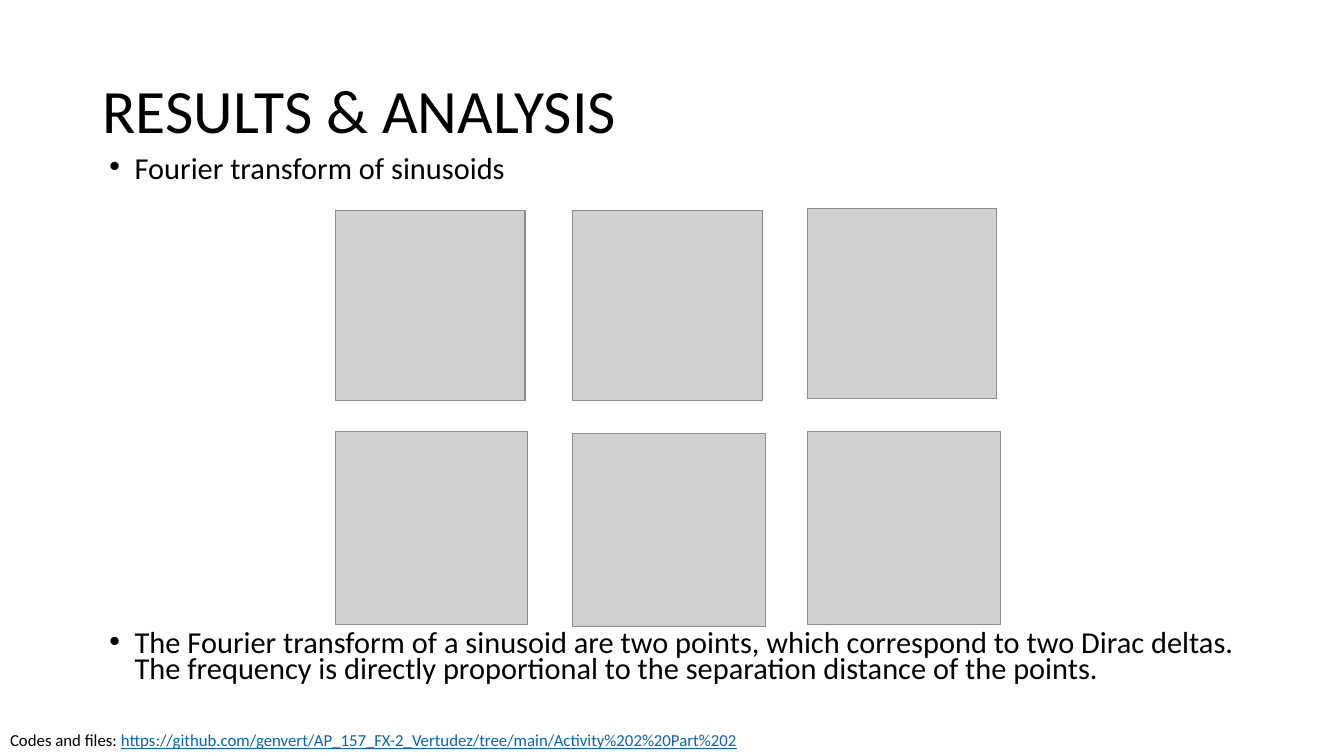
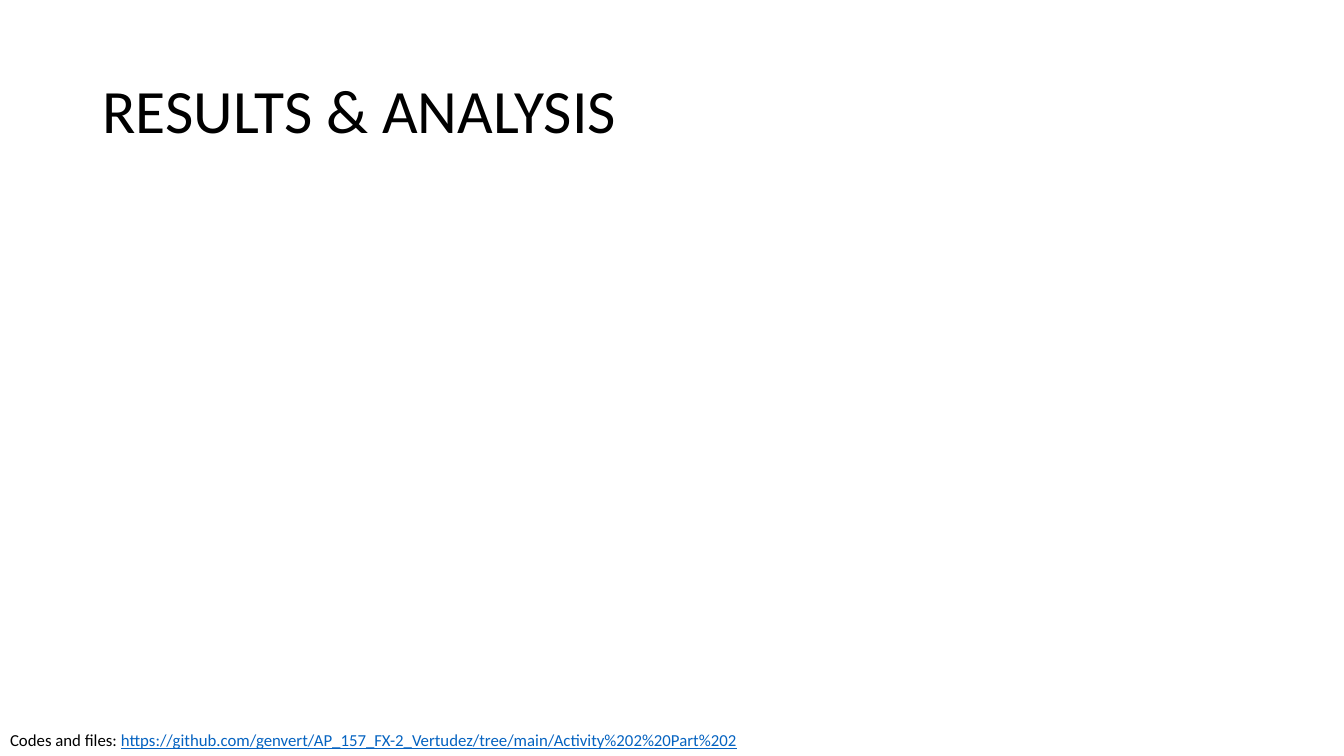
Before and after one commit to genvert/AP_157_FX-2_Vertudez, a slide deck: slide 4 of Activity 2 Part 2/Vertudez_Activity_2_Part_2_Report.pptx. Drawn at 1344x756 pixels with LibreOffice and Linux fonts; fonts in the diff are those of the drawing; grey boxes stand for pictures. Boxes give left, top, right and bottom in pixels: in the first picture for what was removed or moved away, otherwise in the second. Text is boxed around its words. In the diff, an @@ line names an element or a change of style, - is before the commit and + after.

Commit message:
sinusoid pics

```diff
--- a/Activity 2 Part 2/Vertudez_Activity_2_Part_2_Report.pptx
+++ b/Activity 2 Part 2/Vertudez_Activity_2_Part_2_Report.pptx
@@ text removed at [135, 158, 1233, 684] @@
-• Fourier transform of sinusoids
-• The Fourier transform of a sinusoid are two points, which correspond to two Dirac deltas. The frequency is directly proportional to the separation distance of the points.
@@ picture removed at [808, 209, 997, 398] @@
@@ picture removed at [336, 211, 525, 400] @@
@@ picture removed at [573, 211, 762, 400] @@
@@ picture removed at [336, 432, 528, 624] @@
@@ picture removed at [573, 434, 765, 626] @@
@@ picture removed at [808, 432, 1000, 624] @@
```
Also in this commit, not shown: 4 other slides changed, 4 slides added, 5 other files.
